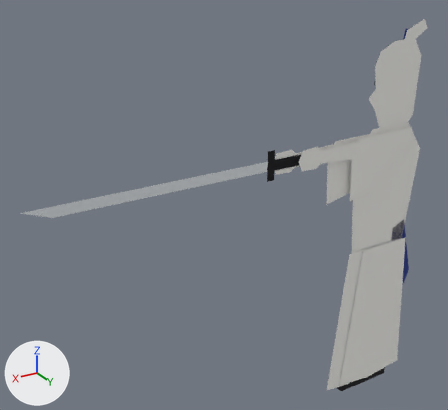
Before and after pictures for a commit that changed the glTF model public/models/puppet.glb.
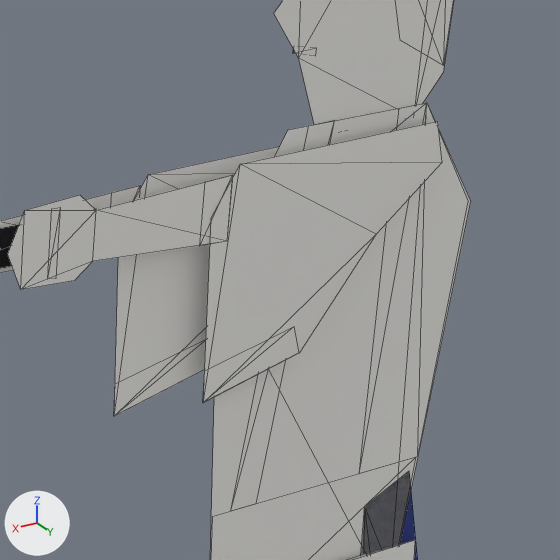
Each version is shown whole from a camera (50 mm lens) standing at (2.45, 2.336, 2.674) and looking at (0.938, -0.184, 1.414), then close up on the part from 66% to 99% of the width and 23% to 59% of the height. Lighting does not change. The marker at lower left points along +X, +Y and +Z. The older version's two pictures come first. The close-ups show mesh edges as thin lines. Where no turn or scale is listed for an object, it has been applied to the vertices.

The first close-up shows 'armBL', 'armBU', 'armFL', 'armFU', 'head', 'torso' and 2 more.
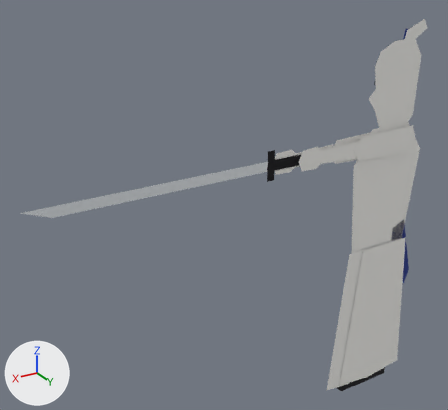
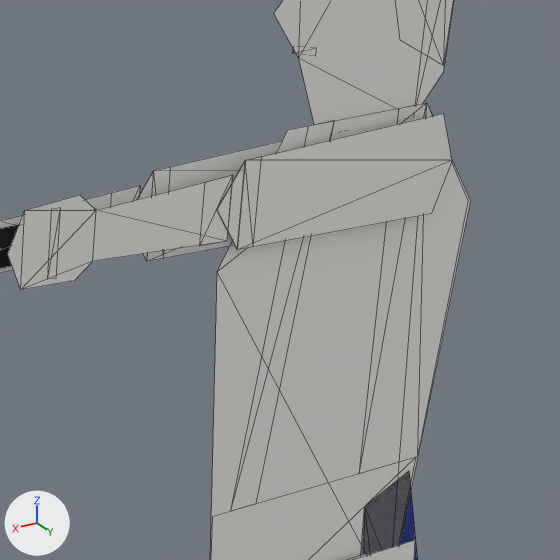
What differs and where, as boxes (x1, y1, x2, y2) in the close-ups (560 x 560 px):
'armBU', reshaped (51% shorter)
    before: (203, 121, 442, 403)
    after: (217, 113, 452, 250)
'armFU', reshaped
    before: (114, 146, 280, 416)
    after: (138, 141, 282, 261)
part 1 of me_pc_armfu, rebuilt (50% shorter)
    before: (114, 121, 442, 416)
    after: (138, 113, 452, 261)
part 2 of me_pc_armfu, added
    after: (138, 156, 262, 259)

Patch to the scene script:
```diff
--- a/public/models/puppet.glb.py
+++ b/public/models/puppet.glb.py
@@ me_pc_armfu @@
 # used by ob_armbu; parent = ob_kami; location = (-0.08, 0.016, 1.65)
 # verts and faces of me_pc_armfu; kept vertices keep their numbers, new ones are numbered from 11
-me_pc_armfu.from_pydata(...)  # 11 vertices, 7 faces; spans x -0.09..0.355, y -0.001..0.0, z -0.29..0.065
+me_pc_armfu.from_pydata(...)  # 11 vertices, 7 faces; spans x -0.11..0.345, y -0.001..0.0, z -0.078..0.075
+# me_pc_armfu part 1: the loose piece of 7 vertices spanning x -0.09..0.355, y 0.0, z -0.29..0.065 is rebuilt with 6 vertices and now spans x -0.11..0.345, y 0.0, z -0.078..0.075
+# me_pc_armfu part 2
+verts[11] = (0.27, -0.001, -0.067)  # pixel (253, 246)
+verts[12] = (0.3, -0.001, -0.066)  # pixel (237, 249)
+verts[13] = (0.345, -0.001, 0.0)  # pixel (216, 209)
+verts[14] = (0.3, -0.001, 0.064)  # pixel (245, 160)
+verts[15] = (0.27, -0.001, 0.065)  # pixel (261, 156)
+faces += [(11, 15, 14), (12, 14, 13), (11, 14, 12)]  # mat_pc_gifold (light grey #dcd8cf)
+# other edits to the shape of me_pc_armfu do not show in these pictures
 me_pc_armfu.materials.append(mat_pc_gi)
```
